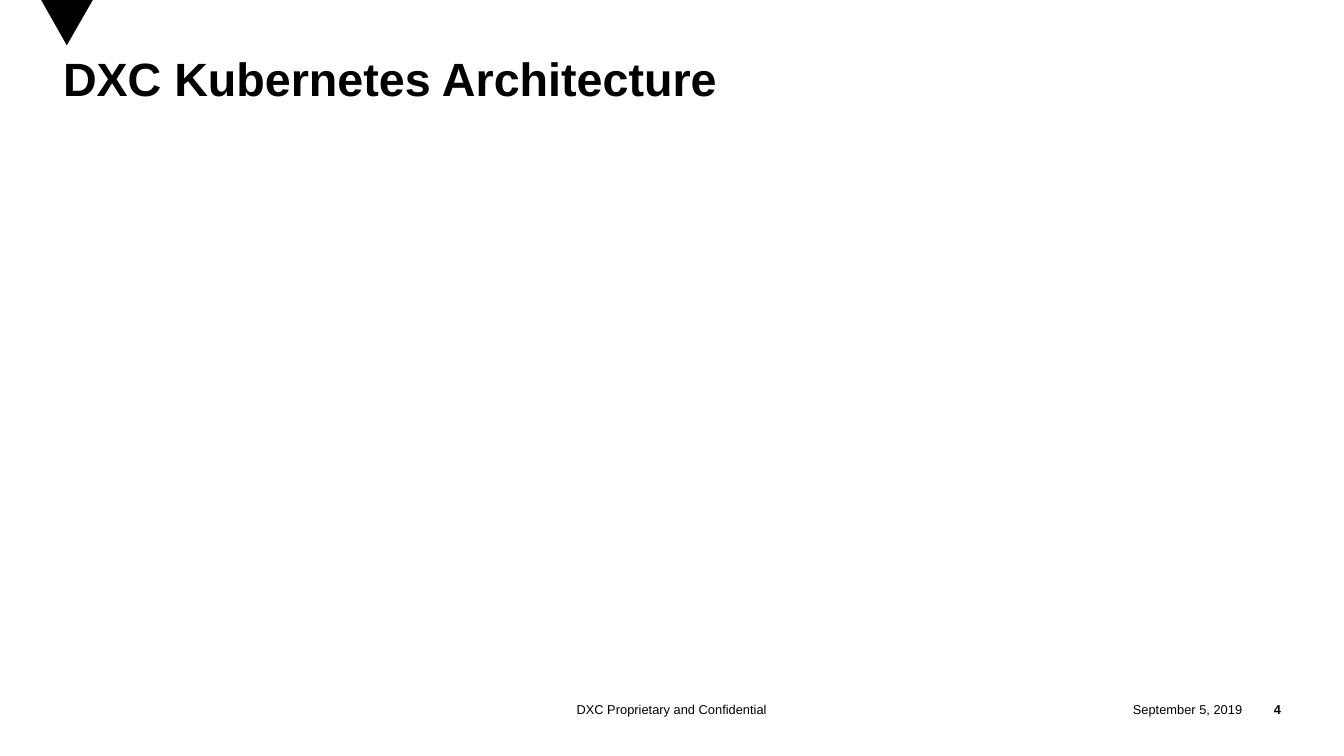
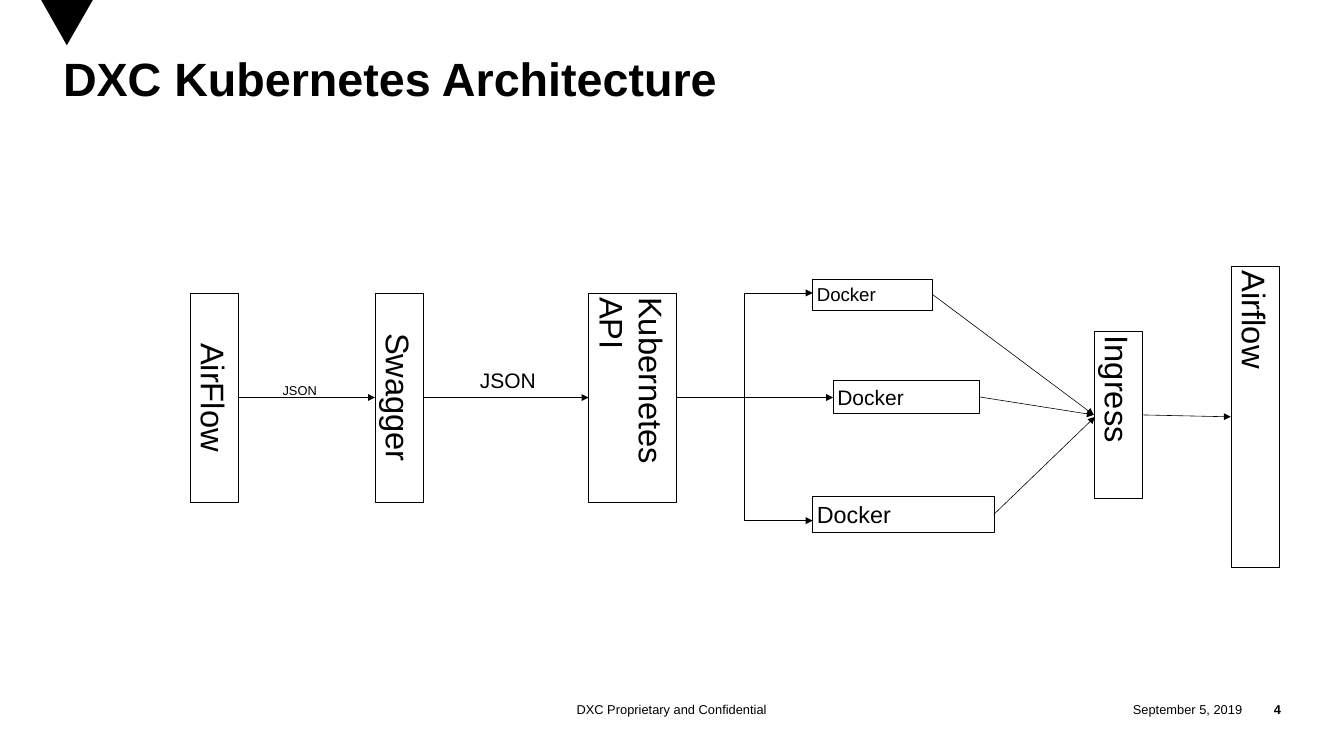
Before and after one commit to mbeczynski/terraform-aks, a slide deck: slide 4 of Architecture Overview/Kubernetes_architecture.pptx. Drawn at 1344x756 pixels with LibreOffice and Linux fonts; fonts in the diff are those of the drawing; background and template pictures are left out. Boxes give left, top, right and bottom in pixels: in the first picture for what was removed or moved away, otherwise in the second. Text is boxed around its words. In the diff, an @@ line names an element or a change of style, - is before the commit and + after.

```diff
--- a/Architecture Overview/Kubernetes_architecture.pptx
+++ b/Architecture Overview/Kubernetes_architecture.pptx
@@ rectangle added at box(1231, 266, 1278, 567), fill #FFFFFF, outline #000000 0.5 pt, 28 pt, text #000000 @@
+Airflow
@@ rectangle added at box(190, 293, 238, 502), fill #FFFFFF, outline #000000 0.5 pt, 28 pt, text #000000 @@
+AirFlow
@@ rectangle added at box(375, 293, 423, 502), fill #FFFFFF, outline #000000 0.5 pt, 28 pt, text #000000 @@
+Swagger
@@ rectangle added at box(589, 293, 676, 502), fill #FFFFFF, outline #000000 0.5 pt, 28 pt, text #000000 @@
+Kubernetes
+API
@@ elbow arrow added from (676, 397) to (812, 293), #000000 0.5 pt @@
@@ rectangle added at box(812, 279, 932, 310), fill #FFFFFF, outline #000000 0.5 pt, 16 pt, text #000000 @@
+Docker
@@ arrow added from (932, 295) to (1094, 415), #000000 0.5 pt @@
@@ rectangle added at box(1094, 332, 1142, 499), fill #FFFFFF, outline #000000 0.5 pt, 28 pt, text #000000 @@
+Ingress
@@ text added at box(283, 386, 317, 395), 11 pt, text #000000 @@
+JSON
@@ text added at box(480, 373, 536, 389), 18 pt, text #000000 @@
+JSON
@@ rectangle added at box(833, 380, 979, 413), fill #FFFFFF, outline #000000 0.5 pt, 18 pt, text #000000 @@
+Docker
@@ arrow added from (238, 397) to (375, 397), #000000 0.5 pt @@
@@ arrow added from (423, 397) to (589, 397), #000000 0.5 pt @@
@@ elbow arrow added from (676, 397) to (812, 521), #000000 0.5 pt @@
@@ arrow added from (676, 397) to (833, 397), #000000 0.5 pt @@
@@ arrow added from (979, 396) to (1094, 415), #000000 0.5 pt @@
@@ arrow added from (994, 514) to (1095, 417), #000000 0.5 pt @@
@@ arrow added from (1142, 415) to (1231, 417), #000000 0.5 pt @@
@@ rectangle added at box(812, 496, 994, 533), fill #FFFFFF, outline #000000 0.5 pt, 20 pt, text #000000 @@
+Docker
```
Also in this commit, not shown: 1 other slide changed, 1 slide added, 1 slide removed, 1 other file.
